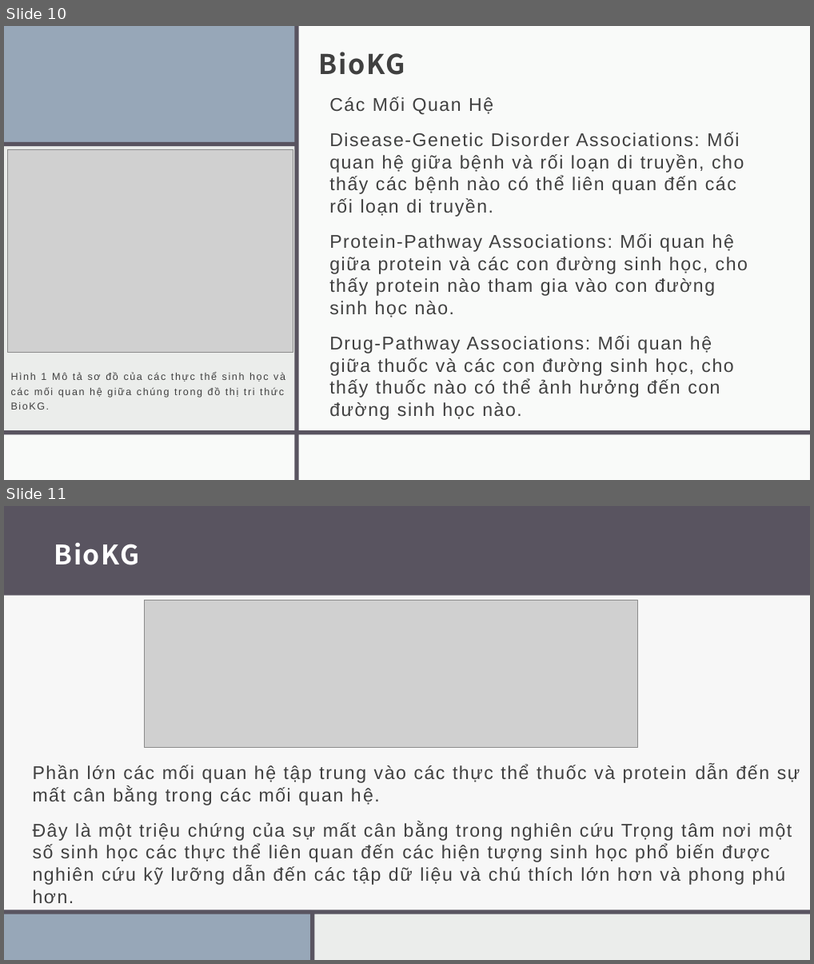
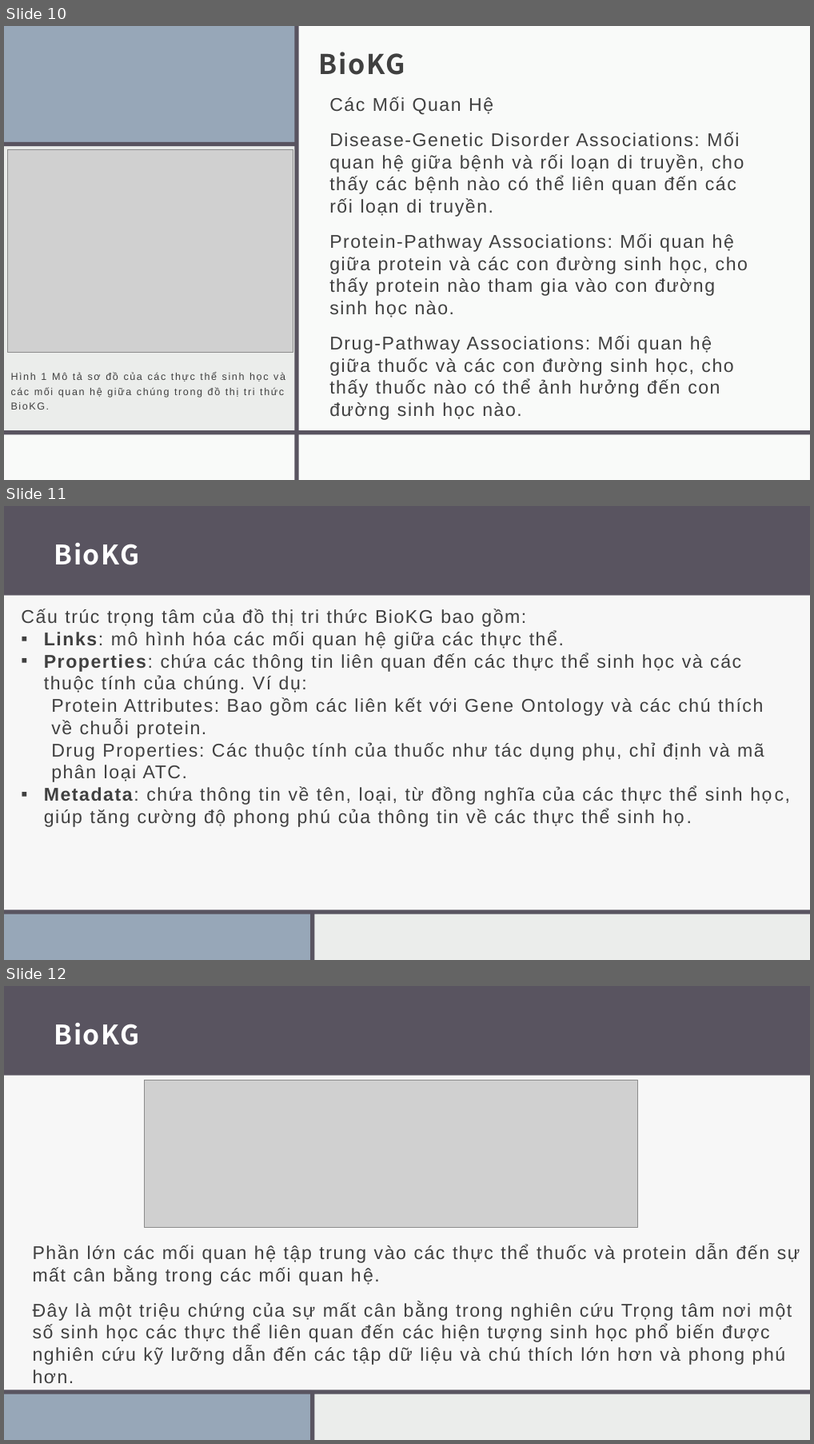
Before and after one commit to phungbminh/graph-data-science, a slide deck: working/session-02/seminar-BioKG.pptx. Shown one above the other, each under a label of ours: slides 10 and 11 before the commit, slides 10, 11 and 12 after it. The pictures are 814x964 and 814x1444 pixels, drawn with LibreOffice and Linux fonts; fonts in the diff are those of the drawing; grey boxes stand for pictures. Boxes give left, top, right and bottom in pixels: in the first picture for what was removed or moved away, otherwise in the second. Text is boxed around its words. In the diff, an @@ line names an element or a change of style, - is before the commit and + after.

```diff
--- a/working/session-02/seminar-BioKG.pptx
+++ b/working/session-02/seminar-BioKG.pptx
@@ slide 11 added at bbox=[4, 506, 810, 960], background #EBEDEB; not listed: 8 template elements that a slide beside it also shows @@
@@ title added at bbox=[54, 543, 140, 565], 32 pt, text #FFFFFF, bold @@
+BioKG
@@ text added at bbox=[21, 608, 765, 827], 22 pt, text #404040 @@
+Cấu trúc trọng tâm của đồ thị tri thức BioKG bao gồm:
+▪ Links: mô hình hóa các mối quan hệ giữa các thực thể.
+▪ Properties: chứa các thông tin liên quan đến các thực thể sinh học và các thuộc tính của chúng. Ví dụ:
+  Protein Attributes: Bao gồm các liên kết với Gene Ontology và các chú thích về chuỗi protein.
+  Drug Properties: Các thuộc tính của thuốc như tác dụng phụ, chỉ định và mã phân loại ATC.
+▪ Metadata: chứa thông tin về tên, loại, từ đồng nghĩa của các thực thể sinh học, giúp tăng cường độ phong phú của thông tin về các thực thể sinh họ.
@@ what was slide 11 is now slide 12 @@
```
Also in this commit, not shown: 2 slides changed, 1 other slide added, 1 other file.
